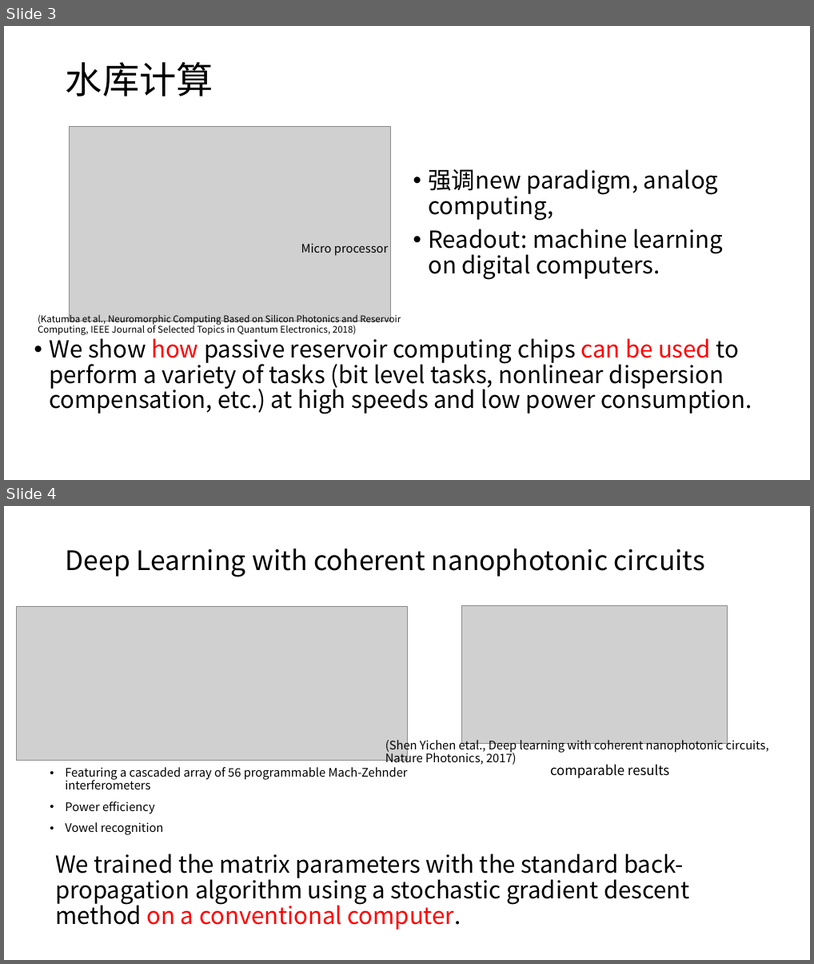
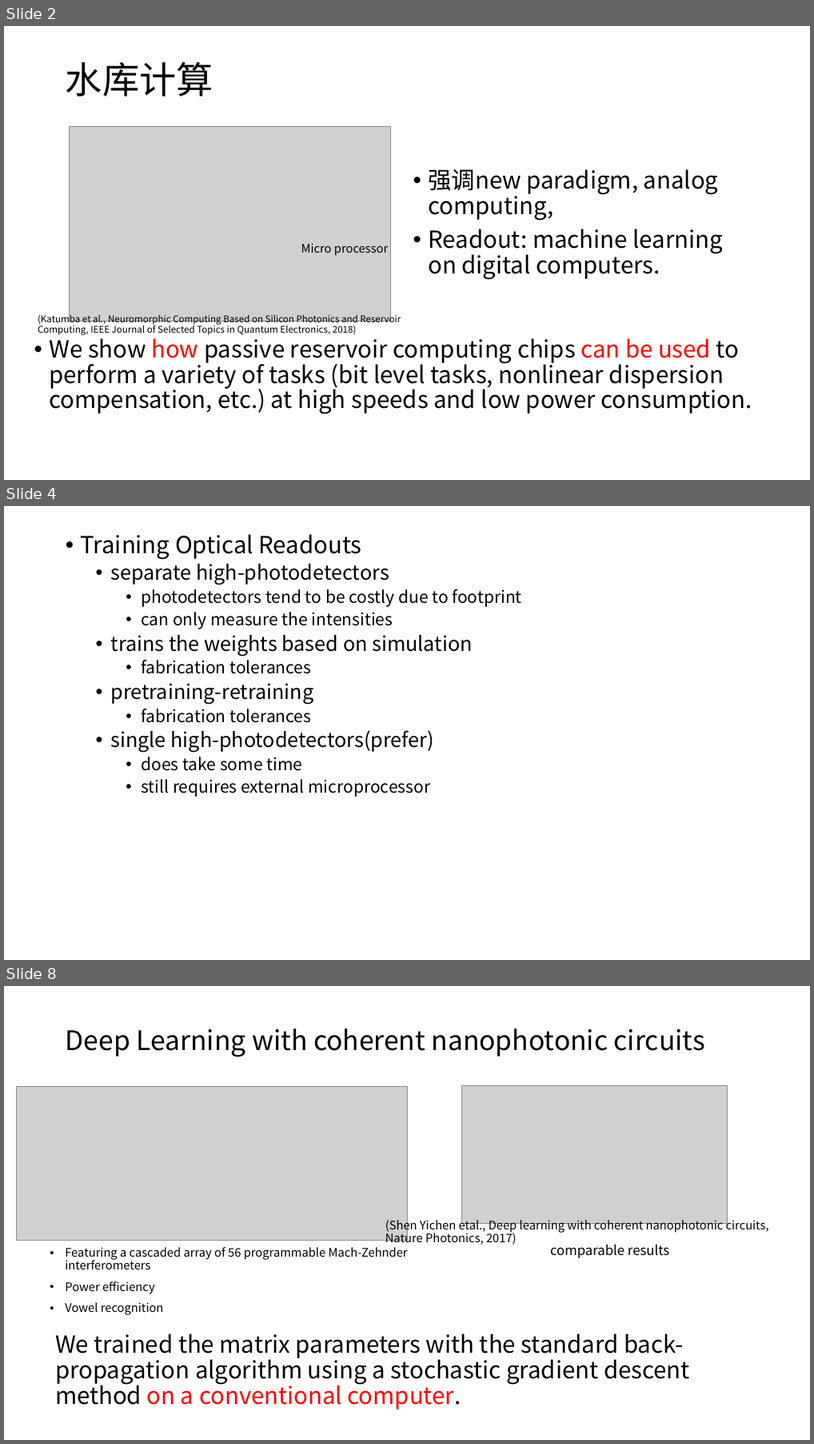
Before and after one commit to lucaschang95/DiscussionWithLin, a slide deck: Workspace0828/20190828-Summary, learning time for DP.pptx. Shown one above the other, each under a label of ours: slides 3 and 4 before the commit, slides 2, 4 and 8 after it; the slides between them are not shown. The pictures are 814x964 and 814x1444 pixels, drawn with LibreOffice and Linux fonts; fonts in the diff are those of the drawing; grey boxes stand for pictures. Boxes give left, top, right and bottom in pixels: in the first picture for what was removed or moved away, otherwise in the second. Text is boxed around its words. In the diff, an @@ line names an element or a change of style, - is before the commit and + after.

Commit message:
Update 20190828-Summary, learning time for DP.pptx
20190830

```diff
--- a/Workspace0828/20190828-Summary, learning time for DP.pptx
+++ b/Workspace0828/20190828-Summary, learning time for DP.pptx
@@ slide 4 added at (4,506,810,960), background #FFFFFF @@
@@ text added at (81,534,522,796), 20 pt, text #000000 @@
+• Training Optical Readouts
+  • separate high-photodetectors
+    • photodetectors tend to be costly due to footprint
+    • can only measure the intensities
+  • trains the weights based on simulation
+    • fabrication tolerances
+  • pretraining-retraining
+    • fabrication tolerances
+  • single high-photodetectors(prefer)
+    • does take some time
+    • still requires external microprocessor
@@ what was slide 3 is now slide 2 @@
@@ what was slide 4 is now slide 8 @@
```
Also in this commit, not shown: 4 other slides added, 1 slide removed.
